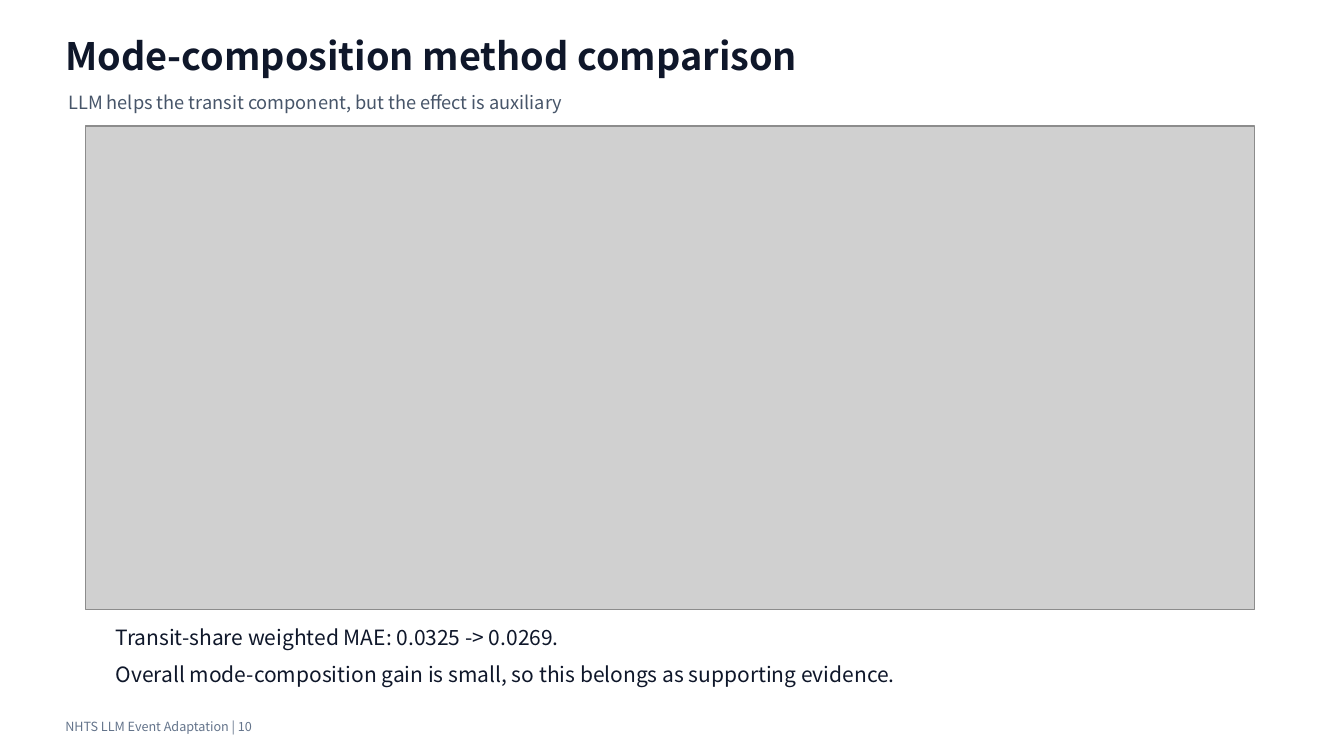
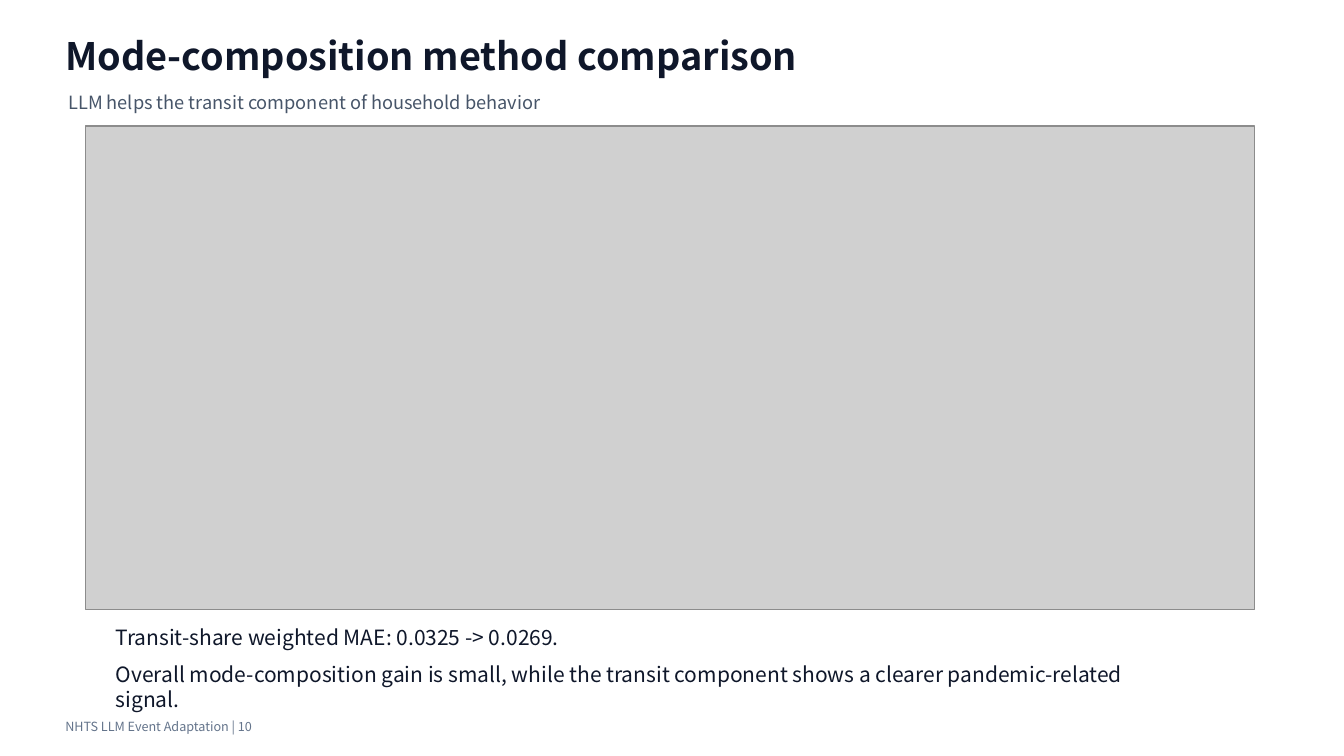
Before and after one commit to Lrving-code/NHTS-Travel-Prediction, a slide deck: slide 10 of outputs/final_project/NHTS_LLM_Event_Adaptation_Optimized_Presentation.pptx. Drawn at 1344x756 pixels with LibreOffice and Linux fonts; fonts in the diff are those of the drawing; grey boxes stand for pictures. Boxes give left, top, right and bottom in pixels: in the first picture for what was removed or moved away, otherwise in the second. Text is boxed around its words. In the diff, an @@ line names an element or a change of style, - is before the commit and + after.

Commit message:
docs(story): strengthen travel behavior framing

```diff
--- a/outputs/final_project/NHTS_LLM_Event_Adaptation_Optimized_Presentation.pptx
+++ b/outputs/final_project/NHTS_LLM_Event_Adaptation_Optimized_Presentation.pptx
@@ text at box(68, 94, 540, 113): text changed @@
-LLM helps the transit component, but the effect is auxiliary
+LLM helps the transit component of household behavior
@@ text at box(116, 665, 1122, 712): text changed @@
-Overall mode-composition gain is small, so this belongs as supporting evidence.
+Overall mode-composition gain is small, while the transit component shows a clearer pandemic-related signal.
```
Also in this commit, not shown: 7 other slides changed, 20 other files.
